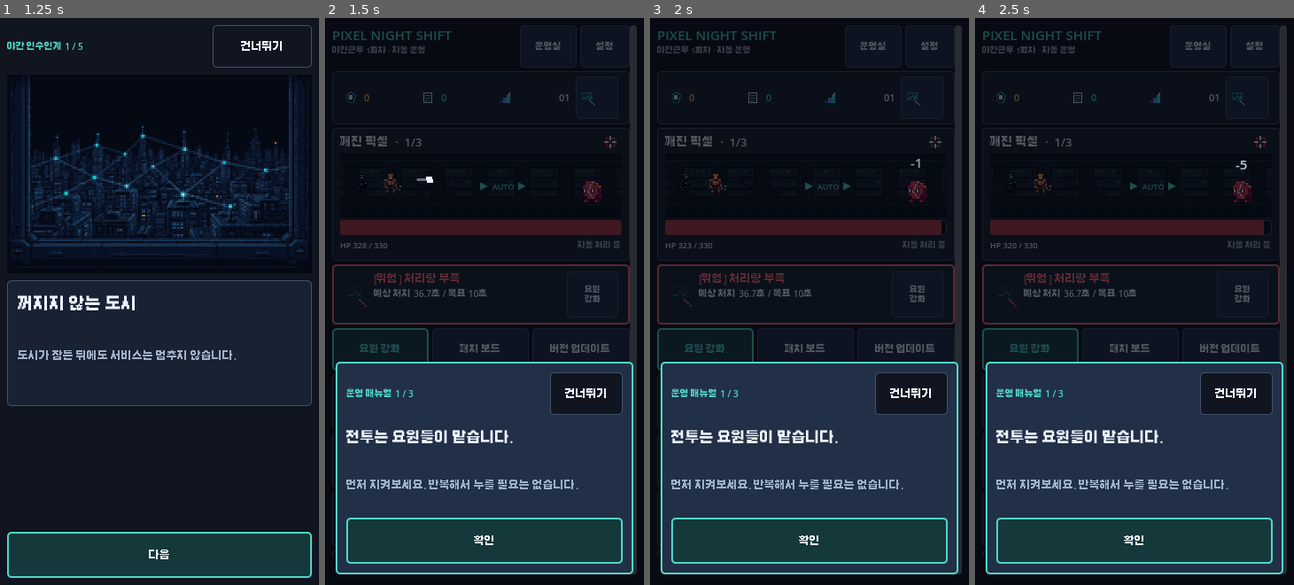
Above: before the commit, frames 1-4 (left to right).
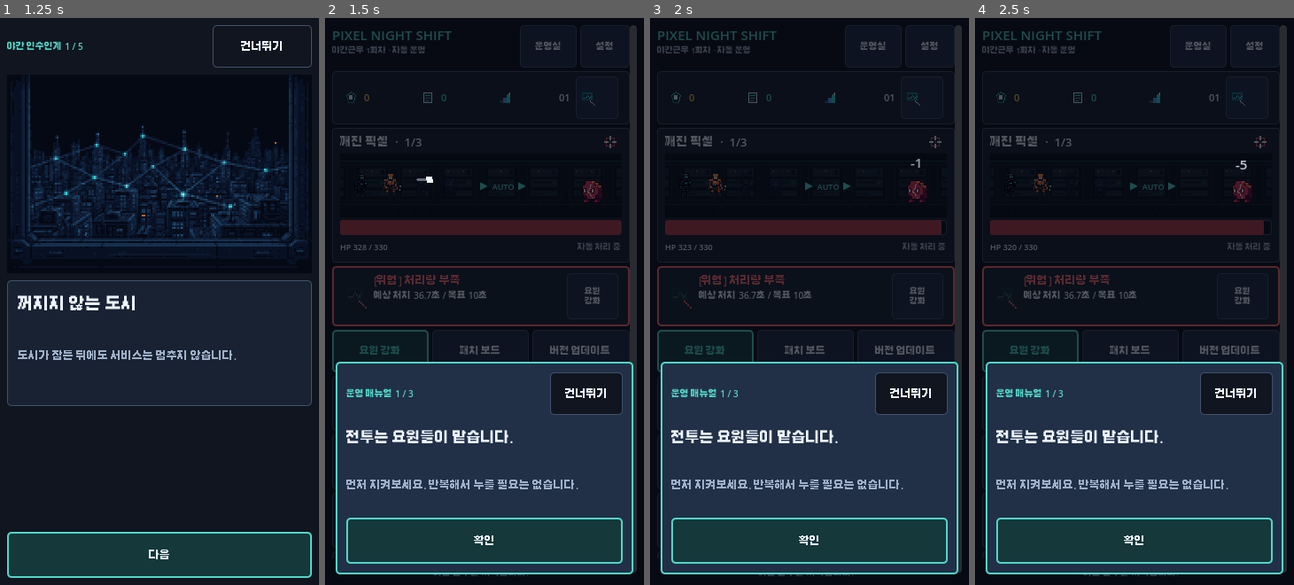
Above: after the commit, the same moments.

Repository: dudcjfsp-cyber/pixel-night-shift
Game: Godot game, scene res://game/app/app_root.tscn
The game is run twice, just before and just after one commit, with the same random seed, the same clock (stepped at 60 frames per second) and the same inputs. Sound files missing from this copy of the repository are replaced by a short silence.
Inputs:
- Up to frame 1 (1.25 s): click "게임 시작" at 0.5 s
- Up to frame 2 (1.5 s): click "건너뛰기" at 1.25 s
- Up to frame 3 (2 s): no input
- Up to frame 4 (2.5 s): click "운영실" at 2 s

Frame 1 is identical in both runs. In frame 2, 2.6% of the frame differs, in the area x 2-98%, y 39-99%; in frame 3, 2.6%; in frame 4, 2.6%.

Commit message:
fix: prevent boss HP text clipping

Diff:
--- a/game/presentation/battle_lane_view.gd
+++ b/game/presentation/battle_lane_view.gd
@@ -406,14 +406,17 @@
 	column.add_child(_enemy_hp_bar)
 
 	var detail_row := HBoxContainer.new()
-	detail_row.custom_minimum_size.y = 17.0
+	detail_row.custom_minimum_size.y = 22.0
 	column.add_child(detail_row)
 	_enemy_hp_label = _make_label("HP -- / --", 9)
 	_enemy_hp_label.name = "EnemyHPLabel"
+	_enemy_hp_label.custom_minimum_size.y = 22.0
+	_enemy_hp_label.clip_text = false
 	_enemy_hp_label.size_flags_horizontal = Control.SIZE_EXPAND_FILL
 	detail_row.add_child(_enemy_hp_label)
 	_timer_label = _make_label("자동 처리 중", 9)
 	_timer_label.custom_minimum_size.x = 142.0
+	_timer_label.custom_minimum_size.y = 22.0
 	_timer_label.clip_text = true
 	_timer_label.text_overrun_behavior = TextServer.OVERRUN_TRIM_ELLIPSIS
 	_timer_label.horizontal_alignment = HORIZONTAL_ALIGNMENT_RIGHT
--- a/tests/test_runner.gd
+++ b/tests/test_runner.gd
@@ -677,6 +677,12 @@
 		enemy_hp_label != null and enemy_hp_label.text == "HP 190 / 330",
 		"enemy HP must discard decimals instead of rounding them"
 	)
+	_check(
+		enemy_hp_label != null
+			and enemy_hp_label.custom_minimum_size.y >= 22.0
+			and not enemy_hp_label.clip_text,
+		"enemy HP text must keep enough vertical room to avoid clipping"
+	)
 
 	var durability_snapshot := snapshot.duplicate(true)
 	durability_snapshot["combat_v2_test_mode"] = true
